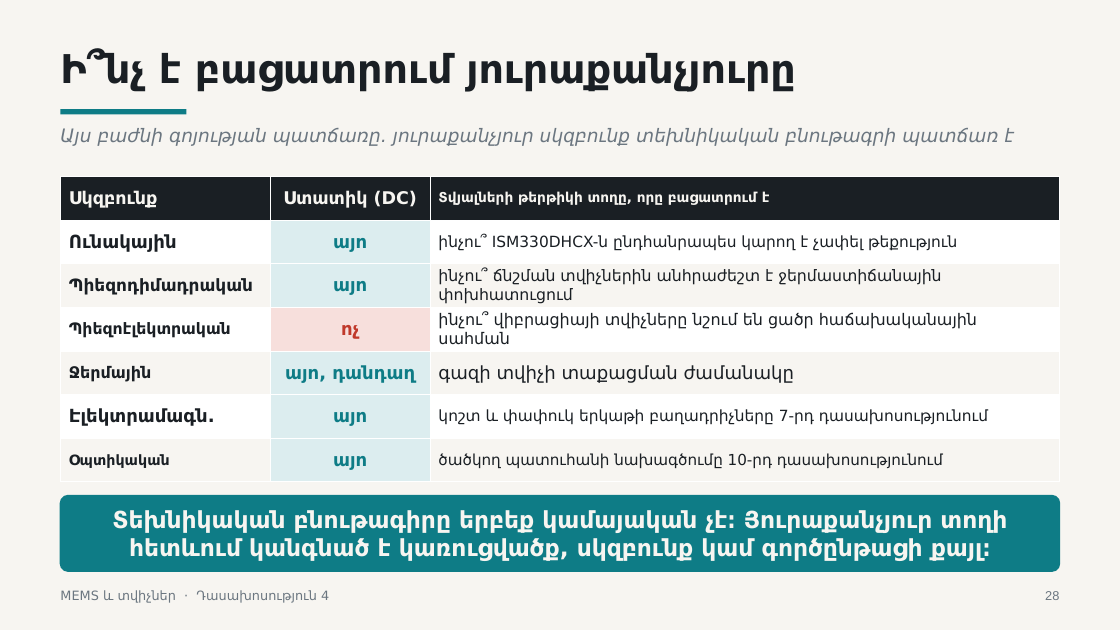
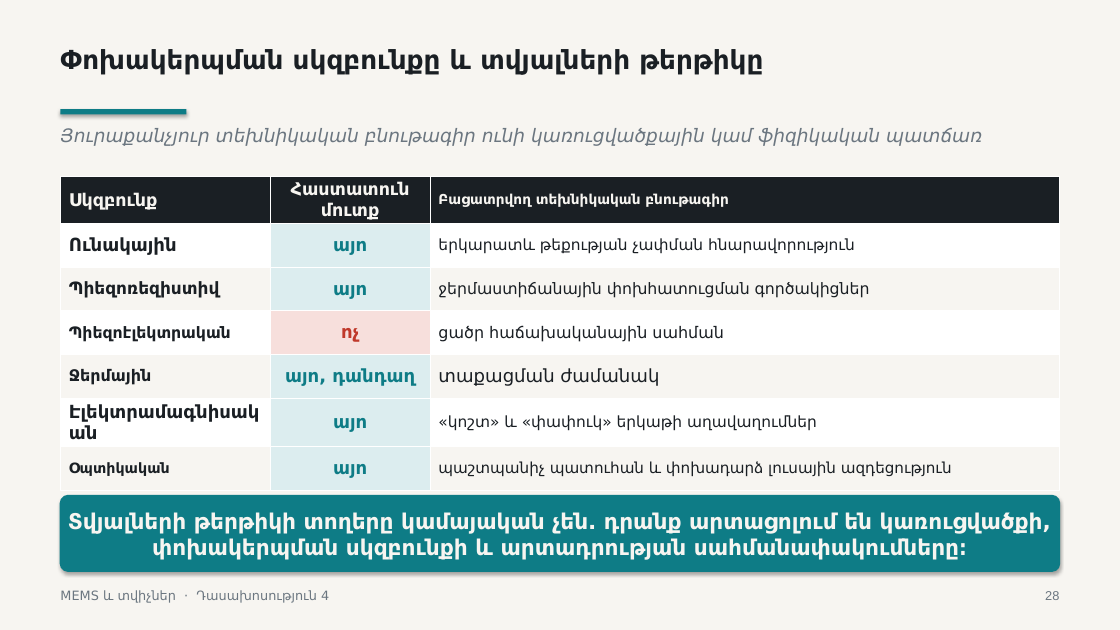
Before and after one commit to Vhovh99/mems-and-sensors-subject, a slide deck: slide 28 of lectures/lecture-04/output/L4-MEMS-structures-transduction-and-packaging-HY.pptx. Drawn at 1120x630 pixels with LibreOffice and Linux fonts; fonts in the diff are those of the drawing. Boxes give left, top, right and bottom in pixels: in the first picture for what was removed or moved away, otherwise in the second. Text is boxed around its words. In the diff, an @@ line names an element or a change of style, - is before the commit and + after.

```diff
--- a/lectures/lecture-04/output/L4-MEMS-structures-transduction-and-packaging-HY.pptx
+++ b/lectures/lecture-04/output/L4-MEMS-structures-transduction-and-packaging-HY.pptx
@@ text at (x1=60, y1=49, x2=763, y2=75): text changed; size 34 to 22.5 pt @@
-Ի՞նչ է բացատրում յուրաքանչյուրը
+Փոխակերպման սկզբունքը և տվյալների թերթիկը
@@ text at (x1=60, y1=128, x2=982, y2=146): text changed @@
-Այս բաժնի գոյության պատճառը․ յուրաքանչյուր սկզբունք տեխնիկական բնութագրի պատճառ է
+Յուրաքանչյուր տեխնիկական բնութագիր ունի կառուցվածքային կամ ֆիզիկական պատճառ
@@ table at (x1=60, y1=176, x2=1060, y2=482) @@
-row 1, column 2: Ստատիկ (DC)
+row 1, column 2: Հաստատուն մուտք
-row 1, column 3: Տվյալների թերթիկի տողը, որը բացատրում է
+row 1, column 3: Բացատրվող տեխնիկական բնութագիր
-row 2, column 3: ինչու՞ ISM330DHCX-ն ընդհանրապես կարող է չափել թեքություն
+row 2, column 3: երկարատև թեքության չափման հնարավորություն
-row 3, column 1: Պիեզոդիմադրական
+row 3, column 1: Պիեզոռեզիստիվ
-row 3, column 3: ինչու՞ ճնշման տվիչներին անհրաժեշտ է ջերմաստիճանային փոխհատուցում
+row 3, column 3: ջերմաստիճանային փոխհատուցման գործակիցներ
-row 4, column 3: ինչու՞ վիբրացիայի տվիչները նշում են ցածր հաճախականային սահման
+row 4, column 3: ցածր հաճախականային սահման
-row 5, column 3: գազի տվիչի տաքացման ժամանակը
+row 5, column 3: տաքացման ժամանակ
-row 6, column 1: Էլեկտրամագն.
+row 6, column 1: Էլեկտրամագնիսական
-row 6, column 3: կոշտ և փափուկ երկաթի բաղադրիչները 7-րդ դասախոսությունում
+row 6, column 3: «կոշտ» և «փափուկ» երկաթի աղավաղումներ
-row 7, column 3: ծածկող պատուհանի նախագծումը 10-րդ դասախոսությունում
+row 7, column 3: պաշտպանիչ պատուհան և փոխադարձ լուսային ազդեցություն
@@ shadow on in 3 elements at (x1=0, y1=0, x2=1120, y2=630), (x1=60, y1=109, x2=187, y2=114), (x1=60, y1=496, x2=1060, y2=571) @@
@@ text in rounded rectangle at (x1=68, y1=512, x2=1051, y2=560): text changed; size 20.1 to 18.6 pt @@
-Տեխնիկական բնութագիրը երբեք կամայական չէ։ Յուրաքանչյուր տողի հետևում կանգնած է կառուցվածք, սկզբունք կամ գործընթացի քայլ։
+Տվյալների թերթիկի տողերը կամայական չեն. դրանք արտացոլում են կառուցվածքի, փոխակերպման սկզբունքի և արտադրության սահմանափակումները։
```
Also in this commit, not shown: 41 other slides changed, 4 other files.
